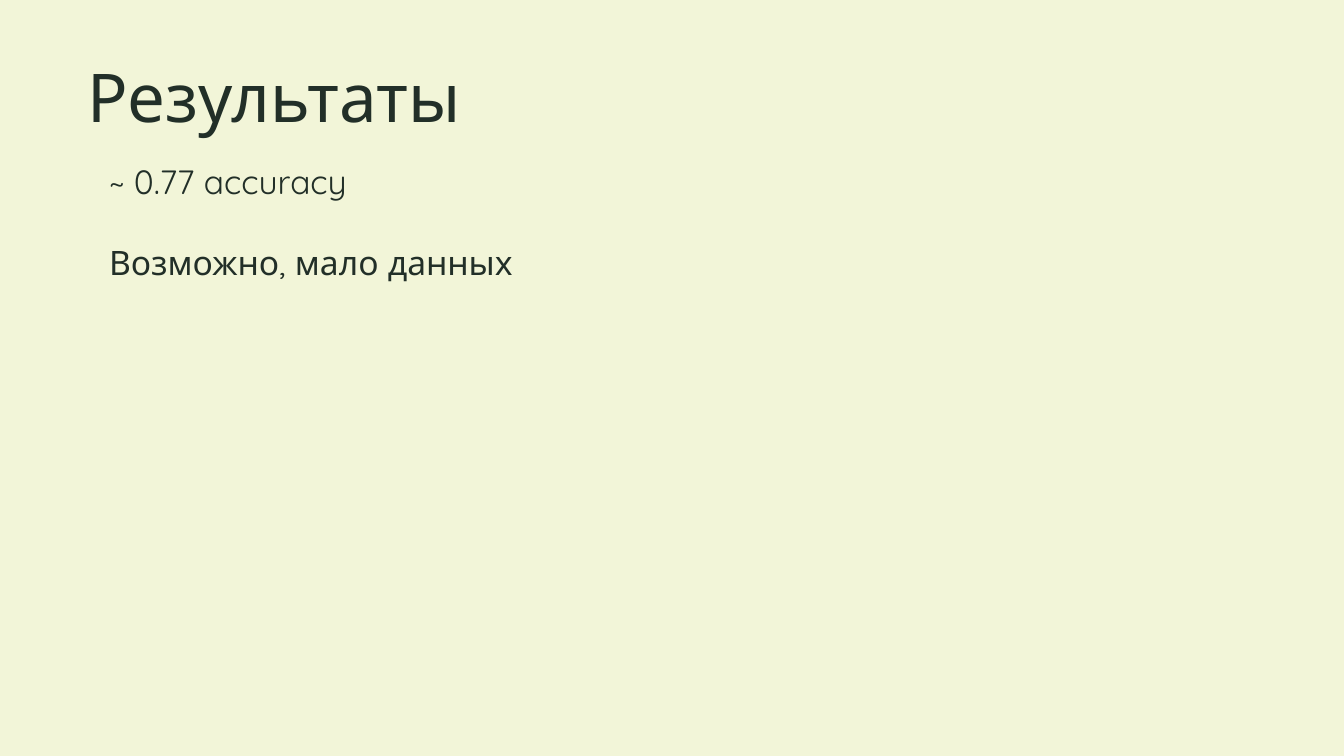
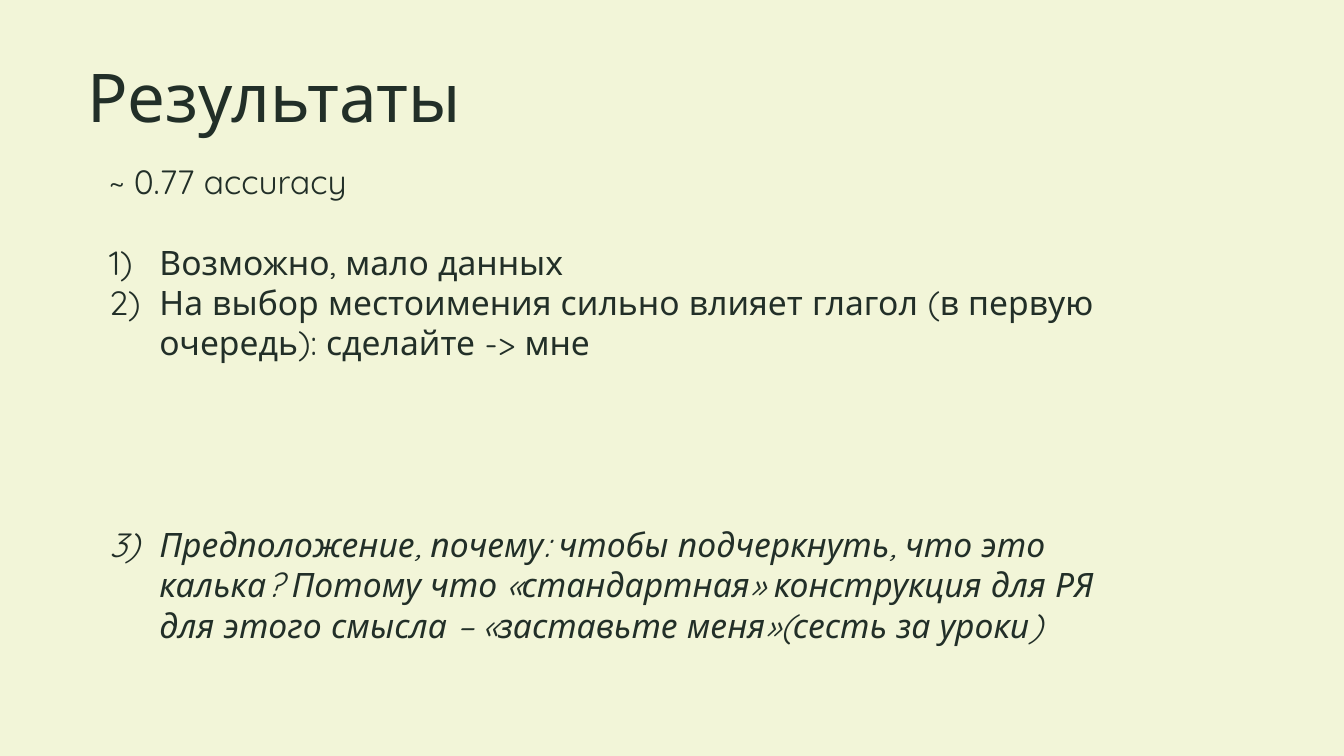
Before and after one commit to Lera-Z/hsecxg, a slide deck: slide 12 of Презентация.pptx. Drawn at 1344x756 pixels with LibreOffice and Linux fonts; fonts in the diff are those of the drawing. Boxes give left, top, right and bottom in pixels: in the first picture for what was removed or moved away, otherwise in the second. Text is boxed around its words. In the diff, an @@ line names an element or a change of style, - is before the commit and + after.

```diff
--- a/Презентация.pptx
+++ b/Презентация.pptx
@@ text at [159, 251, 563, 282]: bullet none to 1) @@
@@ text at [159, 289, 1093, 646]: paragraphs added @@
+2) На выбор местоимения сильно влияет глагол (в первую очередь): сделайте -> мне
+3) Предположение, почему: чтобы подчеркнуть, что это калька? Потому что «стандартная» конструкция для РЯ для этого смысла – «заставьте меня»(сесть за уроки)
```
Also in this commit, not shown: 3 other slides changed, 3 other files.
